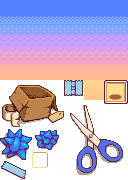
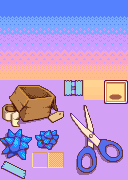
The second w=128, h=180 image is a revision of the first. Changes to its layers:
added layer "locked" in group "inventory slot" over 48, 152, 64, 168
showed group "background" (2nd of 2) (2 layers) over 0, 80, 128, 180
